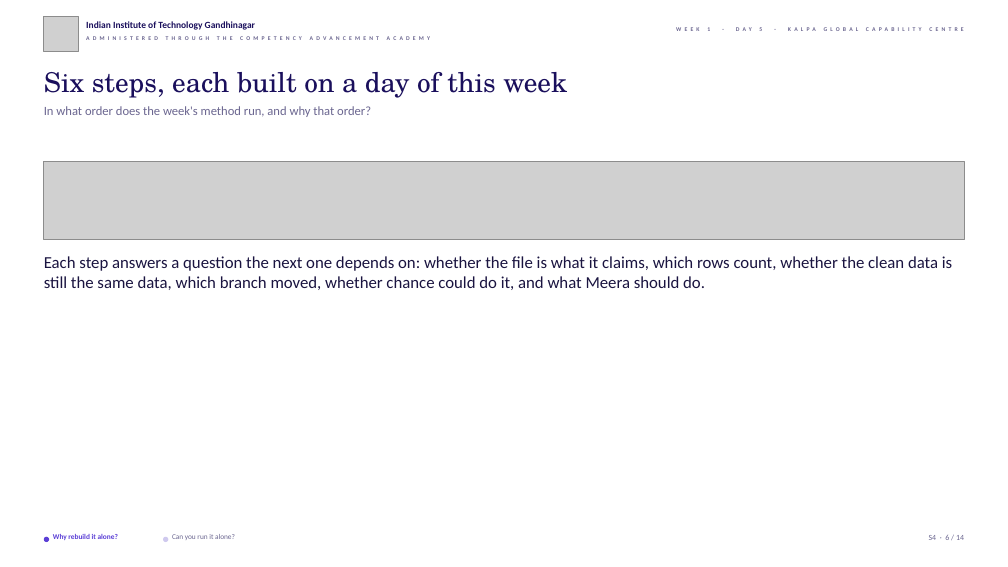
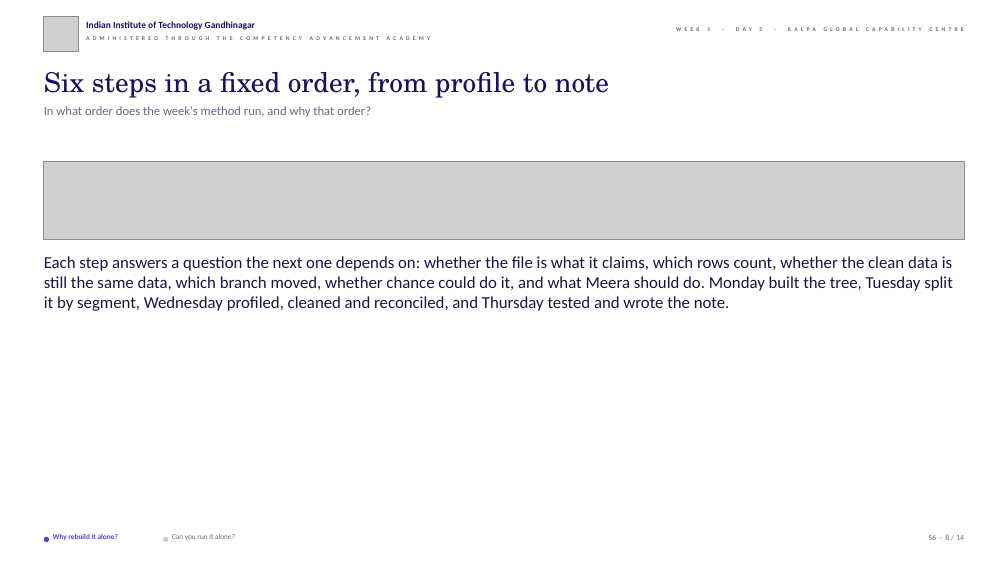
Before and after one commit to fde-academy-lab/c2-content-factory, a slide deck: slide 8 of content/W01/D5/slides/C2_W01_D05_lab_STUDENT.pptx (slide 6 before the commit). Drawn at 1008x567 pixels with LibreOffice and Linux fonts; fonts in the diff are those of the drawing; grey boxes stand for pictures; background and template pictures are left out. Boxes give left, top, right and bottom in pixels: in the first picture for what was removed or moved away, otherwise in the second. Text is boxed around its words. In the diff, an @@ line names an element or a change of style, - is before the commit and + after.

```diff
--- a/content/W01/D5/slides/C2_W01_D05_lab_STUDENT.pptx
+++ b/content/W01/D5/slides/C2_W01_D05_lab_STUDENT.pptx
@@ text at (44,72,609,98): text changed @@
-Six steps, each built on a day of this week
+Six steps in a fixed order, from profile to note
@@ text at (44,256,953,311): text changed @@
-Each step answers a question the next one depends on: whether the file is what it claims, which rows count, whether the clean data is still the same data, which branch moved, whether chance could do it, and what Meera should do.
+Each step answers a question the next one depends on: whether the file is what it claims, which rows count, whether the clean data is still the same data, which branch moved, whether chance could do it, and what Meera should do. Monday built the tree, Tuesday split it by segment, Wednesday profiled, cleaned and reconciled, and Thursday tested and wrote the note.
```
Also in this commit, not shown: 8 other slides changed, 17 other files.
